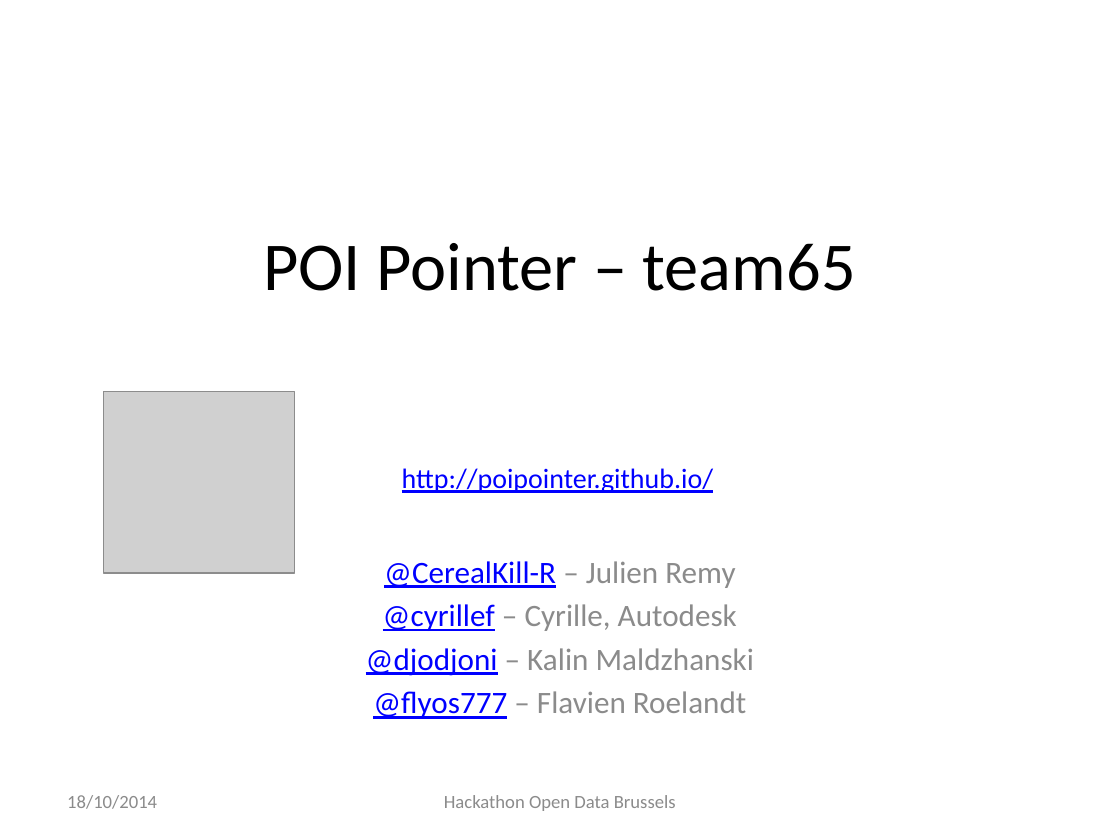
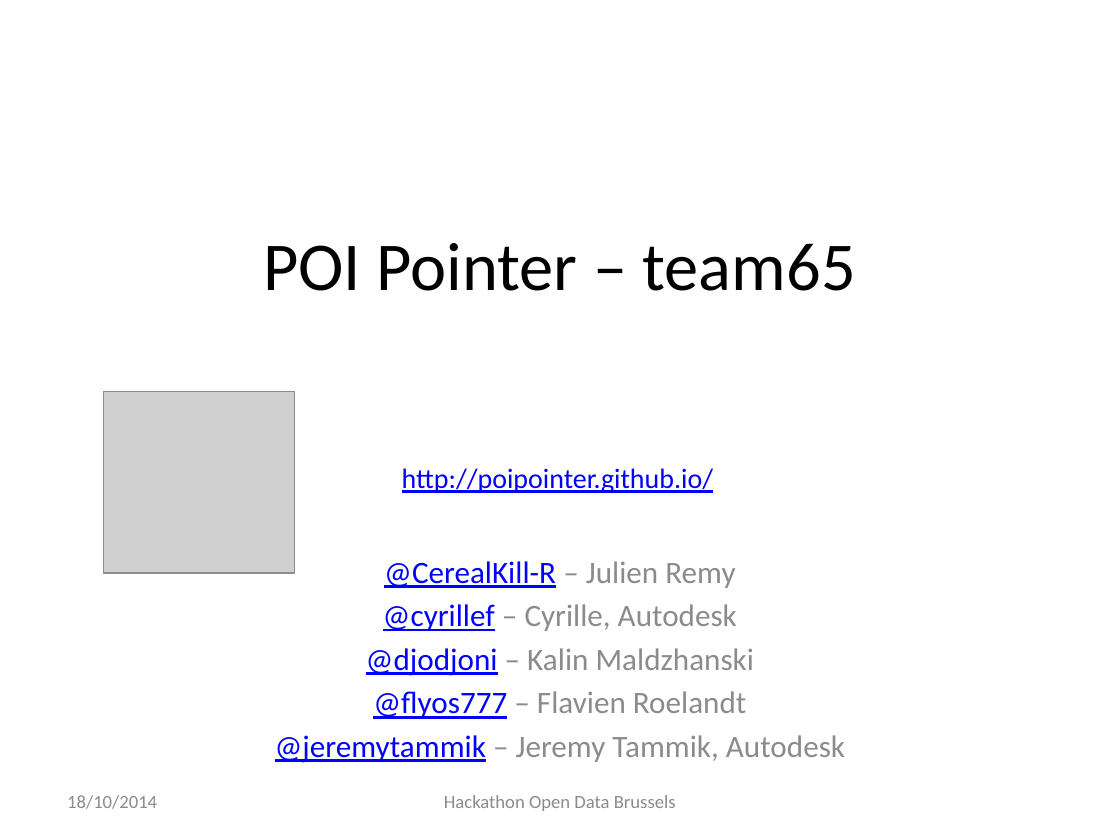
Before and after one commit to PoiPointer/marketing, a slide deck: slide 1 of POI Pointer – team65.pptx. Drawn at 1120x840 pixels with LibreOffice and Linux fonts; fonts in the diff are those of the drawing; grey boxes stand for pictures. Boxes give left, top, right and bottom in pixels: in the first picture for what was removed or moved away, otherwise in the second. Text is boxed around its words. In the diff, an @@ line names an element or a change of style, - is before the commit and + after.

```diff
--- a/POI Pointer – team65.pptx
+++ b/POI Pointer – team65.pptx
@@ subtitle at [275, 735, 845, 763]: paragraph added @@
+@jeremytammik – Jeremy Tammik, Autodesk
```
Also in this commit, not shown: 1 other slide changed.
